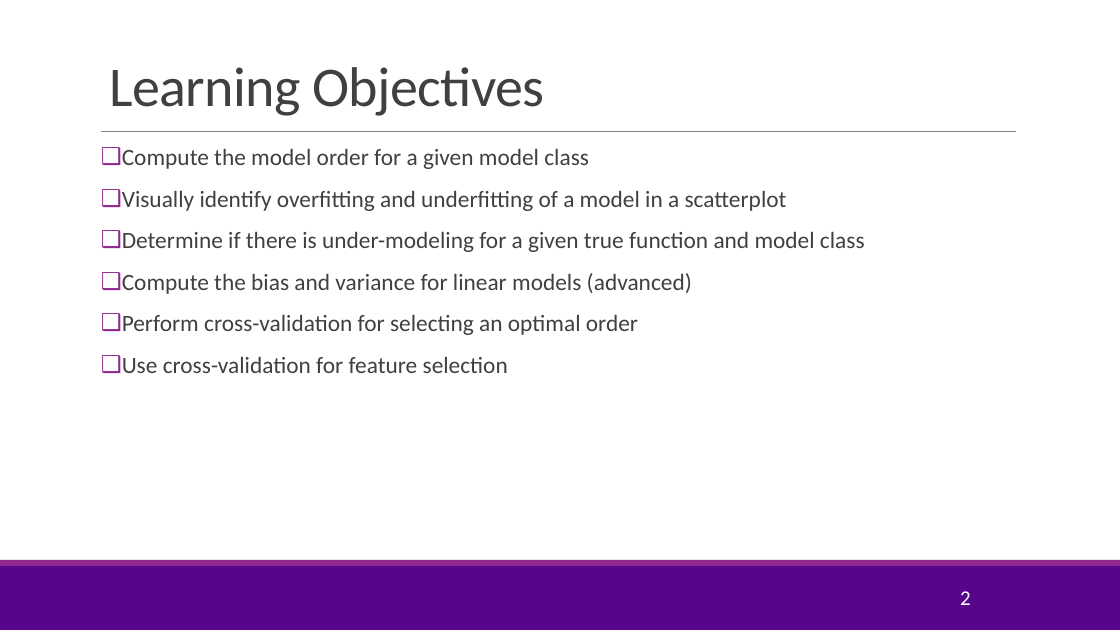
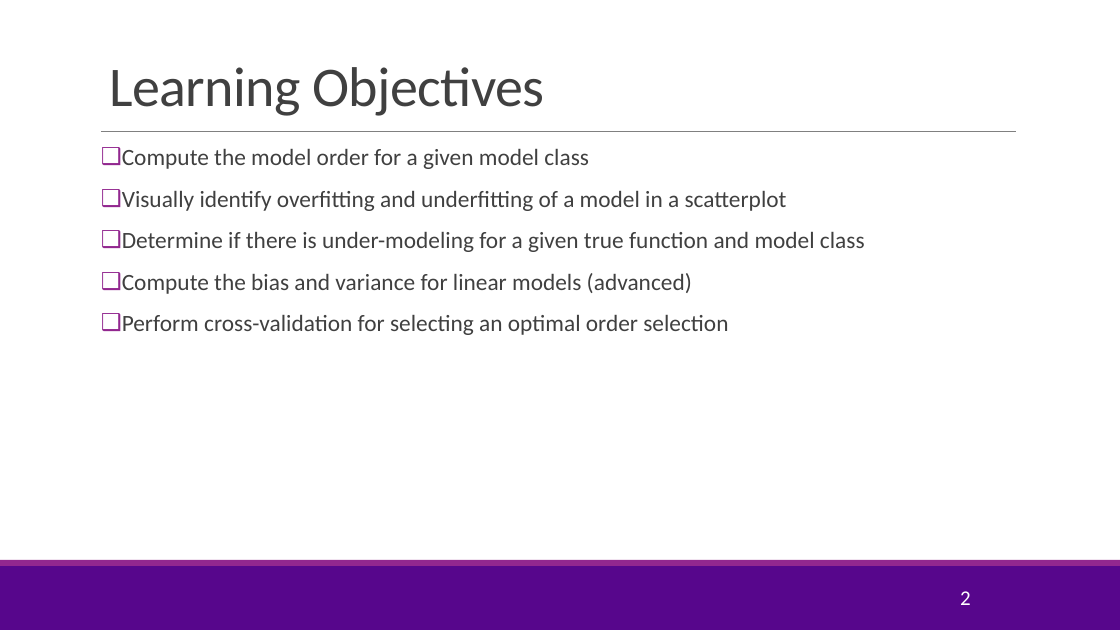
Before and after one commit to sdrangan/introml, a slide deck: slide 2 of lectures/Lect04_ModelSelection.pptx. Drawn at 1120x630 pixels with LibreOffice and Linux fonts; fonts in the diff are those of the drawing; background and template pictures are left out. Boxes give left, top, right and bottom in pixels: in the first picture for what was removed or moved away, otherwise in the second. Text is boxed around its words. In the diff, an @@ line names an element or a change of style, - is before the commit and + after.

```diff
--- a/lectures/Lect04_ModelSelection.pptx
+++ b/lectures/Lect04_ModelSelection.pptx
@@ text at box(122, 315, 728, 335): text changed @@
-❑ Perform cross-validation for selecting an optimal order
-❑ Use cross-validation for feature selection
+❑ Perform cross-validation for selecting an optimal order selection
```
Also in this commit, not shown: 4 other slides changed, 1 slide added, 6 slides removed, 3 other files.
